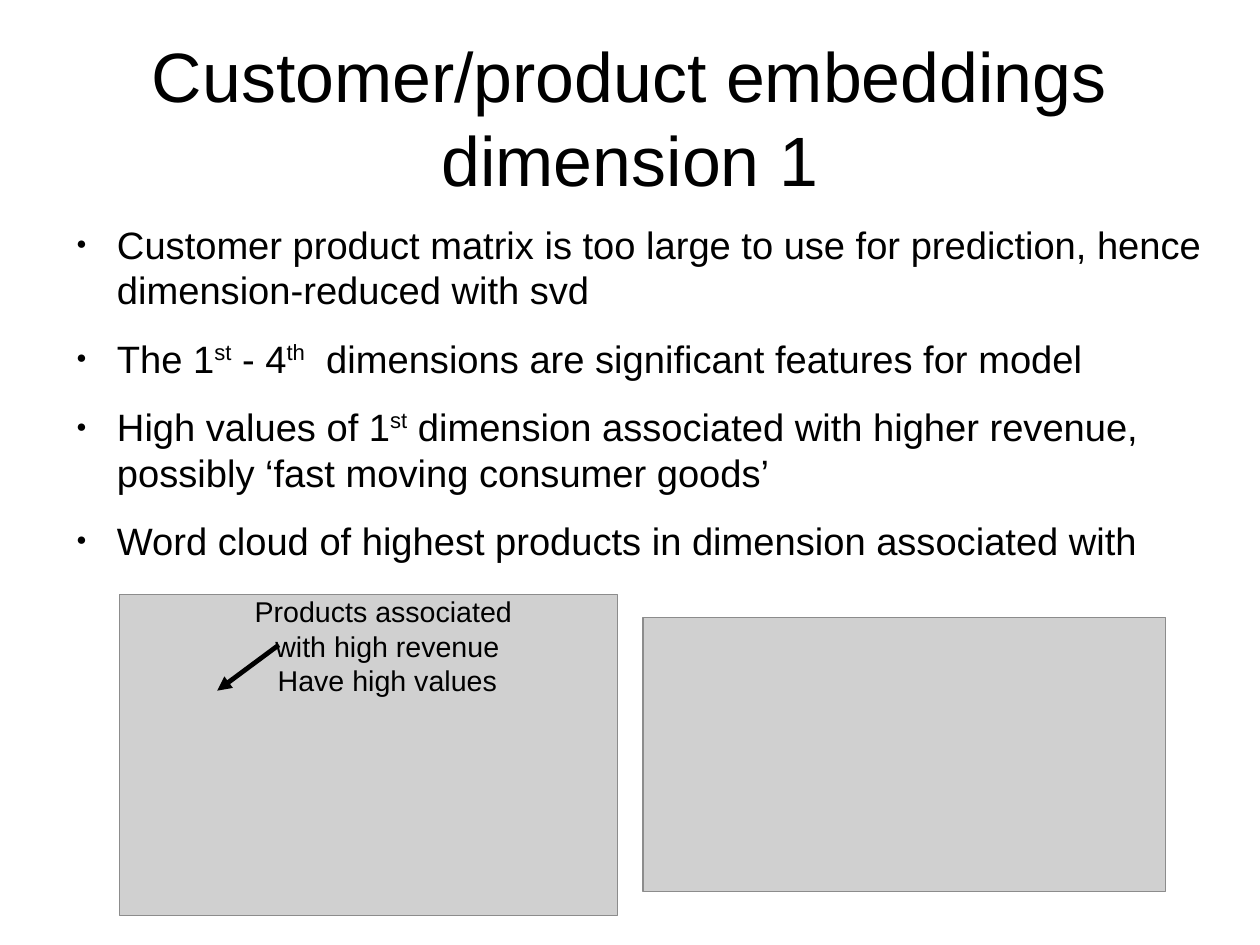
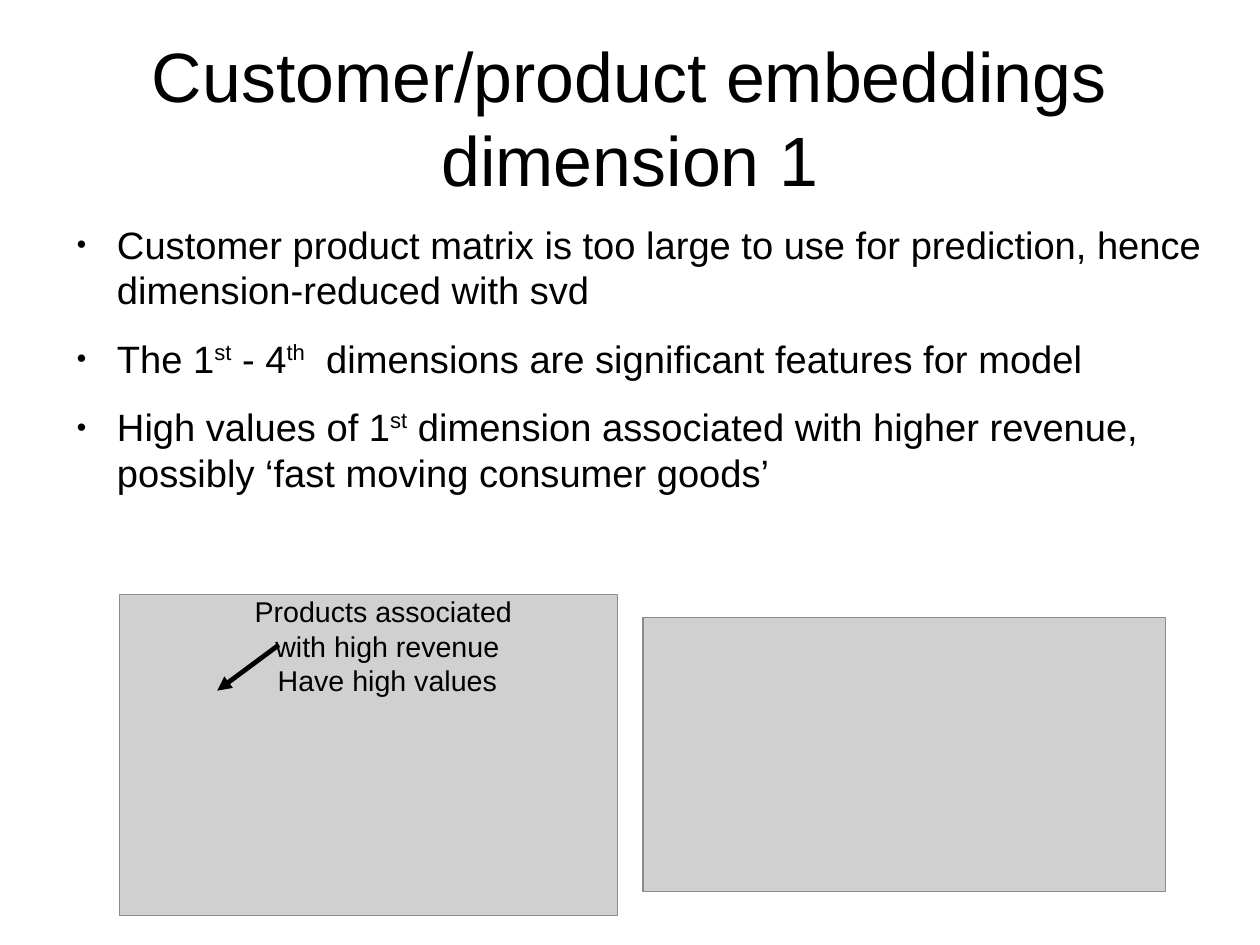
Before and after one commit to leexa90/E-commece-Data-Science, a slide deck: slide 9 of Present.odp (slide 7 before the commit). Drawn at 1260x945 pixels with LibreOffice and Linux fonts; fonts in the diff are those of the drawing; grey boxes stand for pictures. Boxes give left, top, right and bottom in pixels: in the first picture for what was removed or moved away, otherwise in the second. Text is boxed around its words. In the diff, an @@ line names an element or a change of style, - is before the commit and + after.

```diff
--- a/Present.odp
+++ b/Present.odp
@@ text at bbox=[117, 527, 1137, 563]: paragraph removed @@
-● Word cloud of highest products in dimension associated with
```
Also in this commit, not shown: 5 other slides changed, 4 slides added, 1 slide removed, 2 other files.
